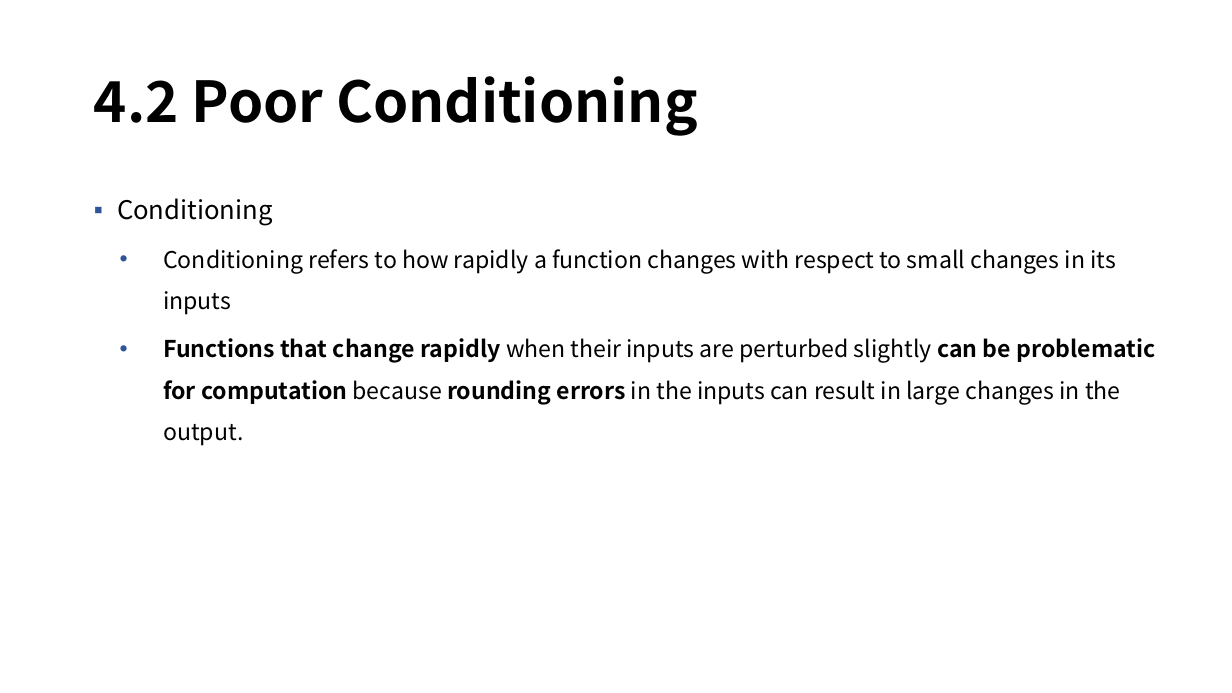
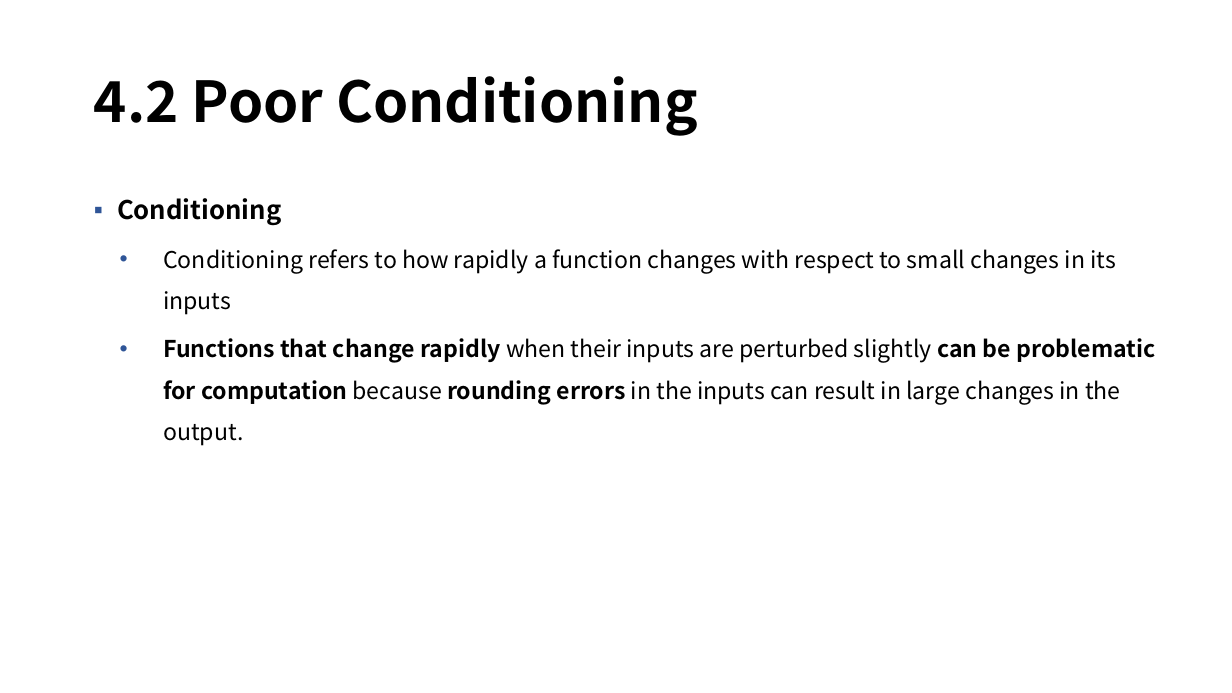
Before and after one commit to mmvv11/GraduateStudies, a slide deck: slide 6 of DeepLearningStudy/4. 수치해석.pptx. Drawn at 1232x693 pixels with LibreOffice and Linux fonts; fonts in the diff are those of the drawing; background and template pictures are left out. Boxes give left, top, right and bottom in pixels: in the first picture for what was removed or moved away, otherwise in the second. Text is boxed around its words. In the diff, an @@ line names an element or a change of style, - is before the commit and + after.

```diff
--- a/DeepLearningStudy/4. 수치해석.pptx
+++ b/DeepLearningStudy/4. 수치해석.pptx
@@ text at (117,198,282,226): bold on in "Conditioning" @@
```
Also in this commit, not shown: 2 other slides changed, 7 slides added, 30 other files.
